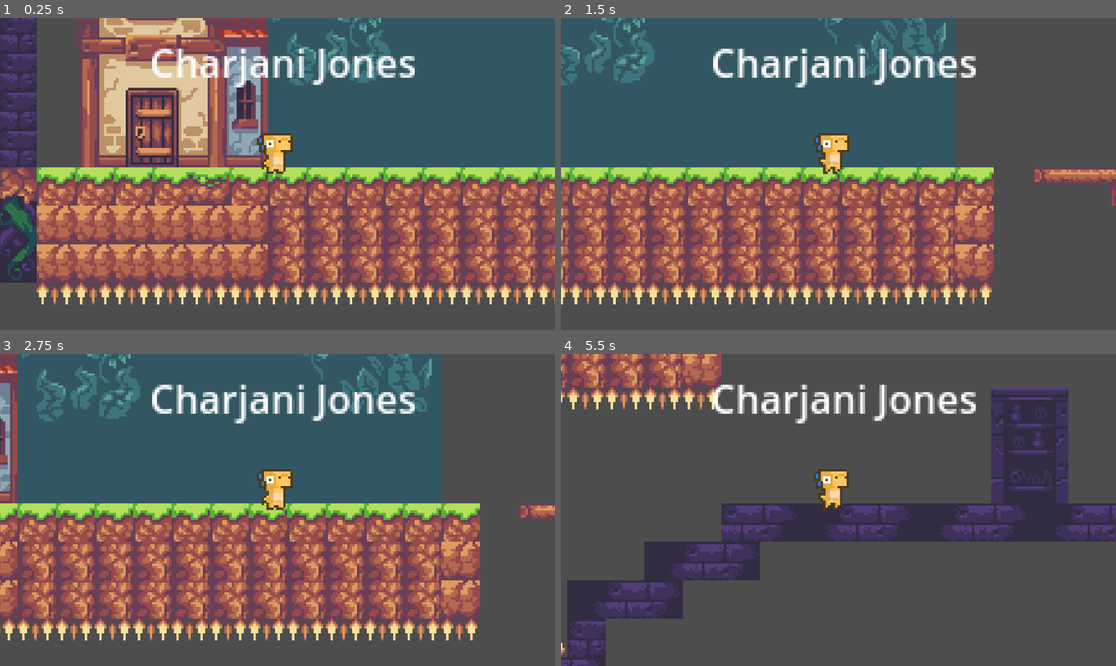
Above: before the commit, frames 1-4 (two rows, left to right).
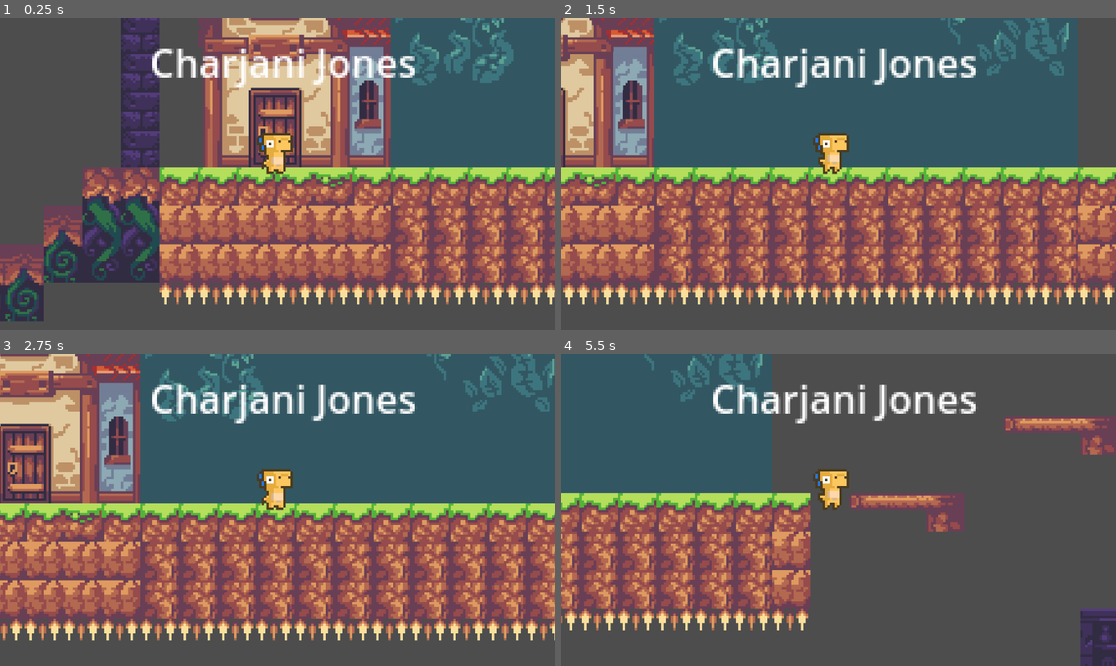
Above: after the commit, the same moments.

Repository: CJonesI/intro-to-game-engines
Game: Godot game, scene res://Scenes/game.tscn
The game is run twice, just before and just after one commit, with the same random seed, the same clock (stepped at 60 frames per second) and the same inputs.
Inputs:
- Up to frame 1 (0.25 s): no input
- Up to frame 2 (1.5 s): tap Enter (ui_accept) at 0.5, 0.77 s; hold Right (ui_right) from 0.53 s (still down)
- Up to frame 3 (2.75 s): tap Enter (ui_accept) at 1.52 s; release Right (ui_right) at 2.03 s; hold Left (ui_left) from 2.03 s (still down)
- Up to frame 4 (5.5 s): release Left (ui_left) at 2.78 s; hold Right (ui_right) 2.78-4.28 s; tap Enter (ui_accept) at 3.02, 3.77, 4.52 s; hold Left (ui_left) 4.28-5.03 s; hold Right (ui_right) from 5.03 s (still down)

The runs differ from the first frame. In frame 1, 61% of the frame differs, in the area x 0-100%, y 0-98%; in frame 2, 53%; in frame 3, 55%; in frame 4, 51%.

Commit message:
JonesCharjani_tilemap_03

Diff:
--- a/Scenes/game.tscn
+++ b/Scenes/game.tscn
@@ -1,16 +1,54 @@
-[gd_scene load_steps=5 format=3 uid="uid://cl2v74k1gxcb4"]
+[gd_scene load_steps=8 format=3 uid="uid://cl2v74k1gxcb4"]
 
 [ext_resource type="PackedScene" uid="uid://dfwlo8by8pl11" path="res://character_body_2d.tscn" id="1_ebmjs"]
 [ext_resource type="PackedScene" uid="uid://bkgkxotdvpw5o" path="res://Scenes/tilemap2d.tscn" id="1_wrm1d"]
 [ext_resource type="PackedScene" uid="uid://bo4bv2j3b48cj" path="res://label.tscn" id="3_3dryh"]
 [ext_resource type="PackedScene" uid="uid://cshn1giengx14" path="res://Scenes/platform.tscn" id="4_3dryh"]
 
+[sub_resource type="Animation" id="Animation_3dryh"]
+resource_name = "move"
+length = 2.0
+loop_mode = 2
+tracks/0/type = "value"
+tracks/0/imported = false
+tracks/0/enabled = true
+tracks/0/path = NodePath(".:position")
+tracks/0/interp = 1
+tracks/0/loop_wrap = true
+tracks/0/keys = {
+"times": PackedFloat32Array(0, 2),
+"transitions": PackedFloat32Array(1, 1),
+"update": 0,
+"values": [Vector2(297, -629), Vector2(297, -328)]
+}
+
+[sub_resource type="Animation" id="Animation_wowpa"]
+length = 0.001
+tracks/0/type = "value"
+tracks/0/imported = false
+tracks/0/enabled = true
+tracks/0/path = NodePath(".:position")
+tracks/0/interp = 1
+tracks/0/loop_wrap = true
+tracks/0/keys = {
+"times": PackedFloat32Array(0),
+"transitions": PackedFloat32Array(1),
+"update": 0,
+"values": [Vector2(297, -629)]
+}
+
+[sub_resource type="AnimationLibrary" id="AnimationLibrary_i6g32"]
+_data = {
+&"RESET": SubResource("Animation_wowpa"),
+&"move": SubResource("Animation_3dryh")
+}
+
 [node name="Game" type="Node2D"]
 
 [node name="tilemap2" parent="." instance=ExtResource("1_wrm1d")]
 
 [node name="Player" parent="." instance=ExtResource("1_ebmjs")]
-position = Vector2(20, 0)
+position = Vector2(-31, -5)
 
 [node name="Camera2D" type="Camera2D" parent="Player"]
 zoom = Vector2(5, 5)
@@ -27,4 +65,10 @@
 position = Vector2(13, 70)
 
 [node name="Platform" parent="." instance=ExtResource("4_3dryh")]
-position = Vector2(288, -462)
+position = Vector2(297, -629)
+
+[node name="AnimationPlayer" type="AnimationPlayer" parent="Platform"]
+libraries = {
+&"": SubResource("AnimationLibrary_i6g32")
+}
+autoplay = "move"
--- a/Scenes/tilemap2d.tscn
+++ b/Scenes/tilemap2d.tscn
@@ -55,6 +55,7 @@
 16:4/0 = 0
 20:4/0 = 0
 22:4/0 = 0
+22:4/0/physics_layer_0/polygon_0/points = PackedVector2Array(-8, -8, 8, -8, 8, 8, -8, 8)
 1:5/0 = 0
 3:5/0 = 0
 5:5/0 = 0
@@ -65,6 +66,7 @@
 16:5/0 = 0
 20:5/0 = 0
 22:5/0 = 0
+22:5/0/physics_layer_0/polygon_0/points = PackedVector2Array(-8, -8, 8, -8, 8, 8, -8, 8)
 1:7/0 = 0
 3:7/0 = 0
 5:7/0 = 0
@@ -82,6 +84,7 @@
 4:10/0 = 0
 5:10/0 = 0
 7:10/0 = 0
+7:10/0/physics_layer_0/polygon_0/points = PackedVector2Array(-8, -8, -2.428093, -8, 8, -8, 8, 8, -8, 8)
 10:10/0 = 0
 11:10/0 = 0
 2:11/0 = 0
@@ -138,7 +141,9 @@
 15:18/0 = 0
 17:18/0 = 0
 19:18/0 = 0
+19:18/0/physics_layer_0/polygon_0/points = PackedVector2Array(-8, -8, 8, -8, 8, 8, -8, 8)
 21:18/0 = 0
+21:18/0/physics_layer_0/polygon_0/points = PackedVector2Array(-8, -8, 8, -8, 8, 8, -8, 8)
 1:20/0 = 0
 3:20/0 = 0
 4:20/0 = 0
